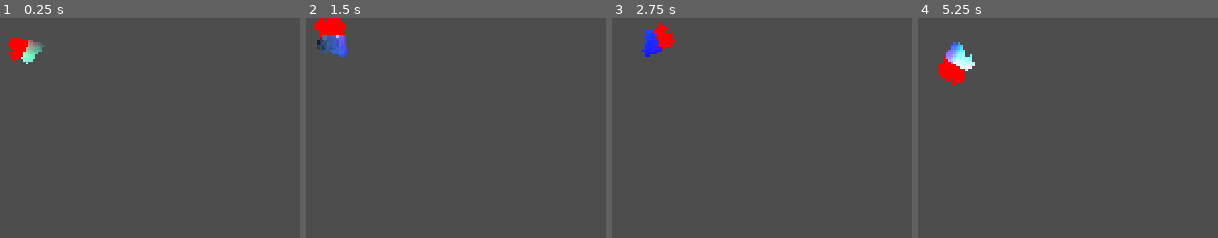
Above: before the commit, frames 1-4 (left to right).
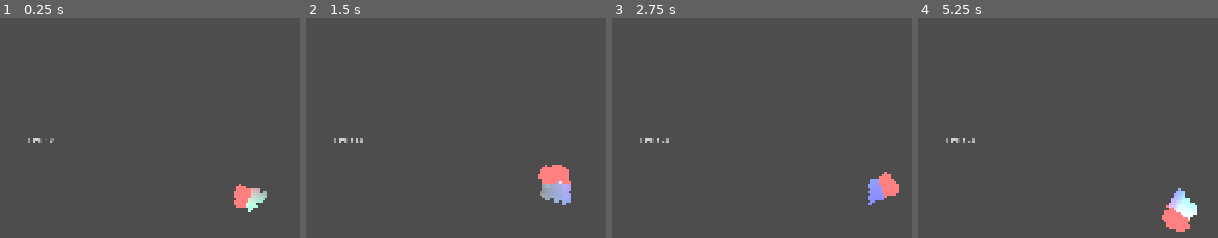
Above: after the commit, the same moments.

Repository: Nhanth123/shader-godot
Game: Godot game, scene res://scenes/debug_shader.tscn
Same seed, same stepped clock (60 frames per second), same inputs: the game is played once before the commit and once after it.
Inputs (mouse positions are in pixels of both pictures, inside the frame that each line leads up to):
- Up to frame 1 (0.25 s): no input
- Up to frame 2 (1.5 s): move the mouse to (outside the picture) at 0.52 s; hold D (move_right) 0.53-1.28 s; click (outside the picture) at 0.67 s; tap Space (jump) at 0.77 s; move the mouse to (outside the picture) at 1.27 s; hold A (move_left) from 1.28 s (still down)
- Up to frame 3 (2.75 s): tap Space (jump) at 1.52 s; move the mouse to (outside the picture) at 2.02 s; release A (move_left) at 2.03 s; hold D (move_right) from 2.03 s (still down)
- Up to frame 4 (5.25 s): move the mouse to (outside the picture) at 2.77 s; click (outside the picture) at 2.92 s; tap Space (jump) at 3.02, 3.77, 4.52 s; move the mouse to (outside the picture) at 3.52 s; release D (move_right) at 3.53 s; hold A (move_left) from 3.53 s (still down); move the mouse to (1035, 176) at 4.27 s; move the mouse to (outside the picture) at 5.02 s; click (outside the picture) at 5.17 s

The runs differ from the first frame. In frame 1, 1.9% of the frame differs, in the area x 3-89%, y 9-89%; in frame 2, 3.1%, in the area x 3-89%, y 0-85%; in frame 3, 2.0%; in frame 4, 2.9%.

Commit message:
frame monitor

Diff:
--- a/scenes/debug_shader.gdshader
+++ b/scenes/debug_shader.gdshader
@@ -17,4 +17,7 @@
 	if (UV.x > 0.5){
 		COLOR.rgb = vec3(1.0, 0.0, 0.0);
 	}
+
+	COLOR.rgb = mix(ar, COLOR.rgb, 0.5);
+
 }
--- a/scenes/debug_shader.tscn
+++ b/scenes/debug_shader.tscn
@@ -1,7 +1,8 @@
-[gd_scene load_steps=4 format=3 uid="uid://cqsl7kjxf83r6"]
+[gd_scene load_steps=5 format=3 uid="uid://cqsl7kjxf83r6"]
 
 [ext_resource type="Shader" uid="uid://2tkeigd21o3g" path="res://scenes/debug_shader.gdshader" id="1_jcg6k"]
 [ext_resource type="Texture2D" uid="uid://cealdlq531836" path="res://assets/character/ninja_frog.png" id="1_unvcu"]
+[ext_resource type="Script" uid="uid://bsaf4mkebhl0w" path="res://scenes/label.gd" id="3_bvv1w"]
 
 [sub_resource type="ShaderMaterial" id="ShaderMaterial_bvv1w"]
 shader = ExtResource("1_jcg6k")
@@ -10,6 +11,14 @@
 
 [node name="Sprite2D" type="Sprite2D" parent="."]
 material = SubResource("ShaderMaterial_bvv1w")
-position = Vector2(214, 99)
+position = Vector2(751, 454)
 scale = Vector2(2, 2)
 texture = ExtResource("1_unvcu")
+
+[node name="Label" type="Label" parent="."]
+offset_left = 169.0
+offset_top = 278.0
+offset_right = 209.0
+offset_bottom = 301.0
+text = "FPS:"
+script = ExtResource("3_bvv1w")
--- /dev/null
+++ b/scenes/label.gd
@@ -0,0 +1,6 @@
+extends Label
+
+
+func _process(delta: float) -> void:
+	var fps = Engine.get_frames_per_second()
+	text = "FPS: " + str(fps)
Not shown, added: scenes/label.gd.uid
